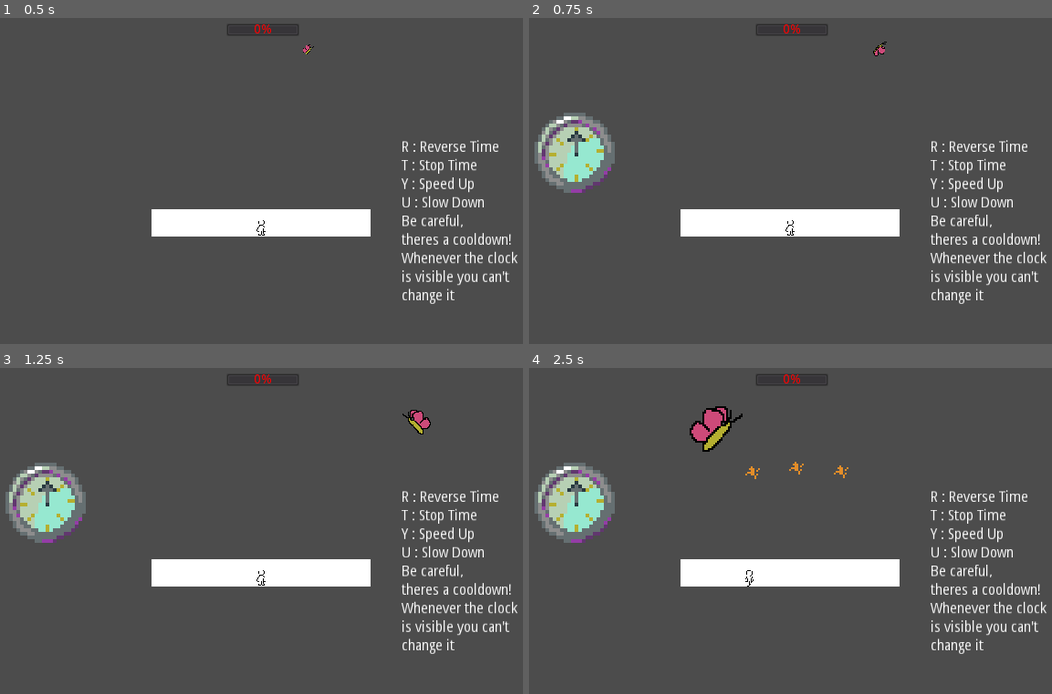
Above: before the commit, frames 1-4 (two rows, left to right).
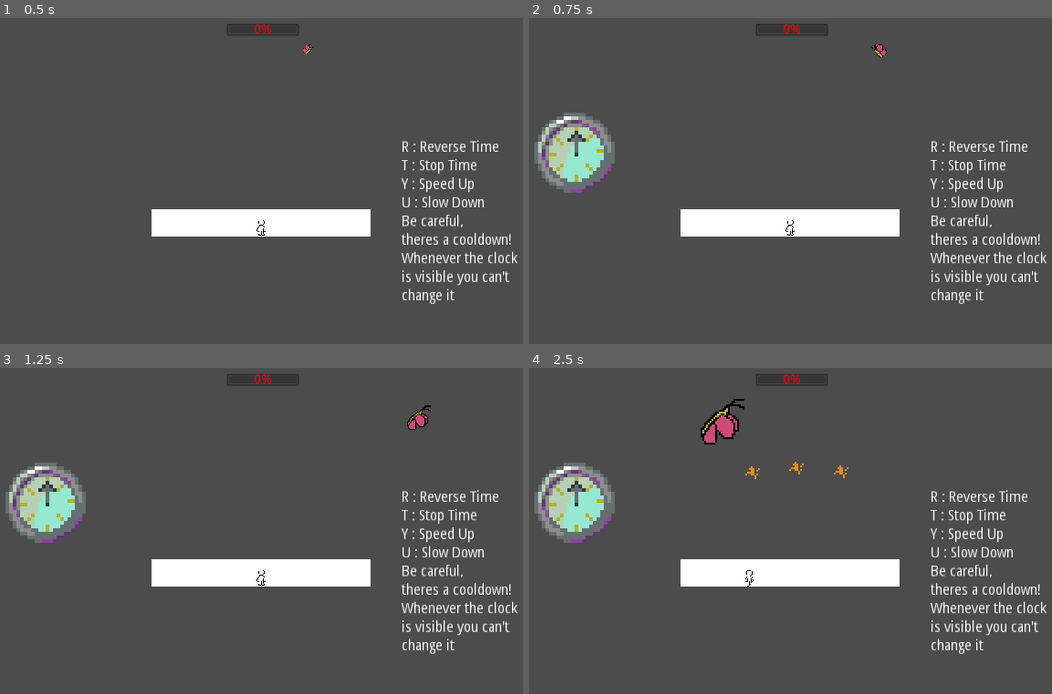
Above: after the commit, the same moments.

Repository: andersAsch0/Island-Game
Game: Godot game, scene res://scenes/BattleMode.tscn
Same seed, same stepped clock (60 frames per second), same inputs: the game is played once before the commit and once after it. This scene is started directly instead of the project's main scene.
Inputs:
- Up to frame 1 (0.5 s): no input
- Up to frame 2 (0.75 s): tap Enter (ui_accept) at 0.5 s; hold Y (speedUpTime) from 0.53 s (still down); hold T (stopTime) from 0.53 s (still down)
- Up to frame 3 (1.25 s): keep holding Y (speedUpTime); keep holding T (stopTime); tap Enter (ui_accept) at 0.77 s
- Up to frame 4 (2.5 s): release T (stopTime) at 1.28 s; tap Space (dash) at 1.35 s; tap Enter (ui_accept) at 1.52 s; tap T (stopTime) at 1.55, 2.3 s; release Y (speedUpTime) at 2.03 s; hold Left (ui_left) from 2.03 s (still down); hold F (enter_fight) from 2.03 s (still down)

Frame 1 is identical in both runs. In frame 2, less than 0.1% of the frame differs, in the area x 65-69%, y 7-13%; in frame 3, 0.2%; in frame 4, 0.8%, in the area x 30-42%, y 9-26%.

Commit message:
mostly done with time system overhaul

Diff:
--- a/Global.gd
+++ b/Global.gd
@@ -5,11 +5,21 @@
 extends Node
 
 var door_name = null
+signal timeMultiplierChanged
+signal timeFlowChanged
 
 var overWorldLocation = Vector2(62, 43) #stored location for use when loading back into overworld from fight
 var enemyName = "" #name of enemy most recently fought
 var overWorldShouldDespawnEnemy = false #when loading into the overworld, this is used to know if it should despawn an enemy
 
-var currCombatTimeMultiplier = 1 #should NEVER be zero OK???
+var currCombatTimeMultiplier : float = 1 #should NEVER be zero OK???
 var timeIsNotStopped : bool = true
 #var timeIsNotStopped : int = 1 #1 when time is flowing, 0 when it is stopped (this is stupid but its gdscripts fault)
+
+func set_timeMultiplier(n : float):
+	currCombatTimeMultiplier *= n
+	emit_signal("timeMultiplierChanged") #only used for sprites and stuff, NOT MOVEMENT
+
+func set_timeFlow(timeIsNotStoppedBool: bool):
+	timeIsNotStopped = timeIsNotStoppedBool
+	emit_signal("timeFlowChanged")
--- a/scripts/battleMode/BattleMode.gd
+++ b/scripts/battleMode/BattleMode.gd
@@ -46,49 +46,42 @@
 
 
 func _input(event):
+	print(Global.timeIsNotStopped as int)
 	if($AbilityCoolDownTimer.time_left > 0):
 		return
 	if(event.is_action_pressed("reverseTime")):
 		reverseTime()
 	elif(event.is_action_pressed("stopTime")):
-		if not Global.timeIsNotStopped:
+		if Global.timeIsNotStopped:
 			stopTime()
 		else:
 			resumeTime()
 	elif(event.is_action_pressed("speedUpTime")):
 		changeTimeScale(2)
 	elif(event.is_action_pressed("slowDownTime")):
-		changeTimeScale(1/2)
+		changeTimeScale(1.0 * 1/2)
 
 func reverseTime():
-	Global.currCombatTimeMultiplier *= -1
-#	get_tree().call_group("bulletTypes", "reverseTime") # reverse direction of ALREADY EXISTING bullets
-#	get_tree().call_group("enemies", "reverseTime") # reverse direction of all future bullets spawned
+	Global.set_timeMultiplier(-1)
 	$AbilityCoolDownTimer.start()
 	currTimeJuice -= timeJuiceCost
 
 	$Clock.visible = true
 	$Clock.play("forward", currTimeMultiplier<0)
 func stopTime():
-#	get_tree().call_group("bulletTypes", "stopTime")
-#	get_tree().call_group("enemies", "stopTime")
 	$AbilityCoolDownTimer.start()
-	Global.timeIsNotStopped = false
+	Global.set_timeFlow(false)
 	currTimeJuice -= timeJuiceCost
 	$Clock.visible = true
 	$Clock.stop()
 func resumeTime():
-#	get_tree().call_group("bulletTypes", "resumeTime")
-#	get_tree().call_group("enemies", "resumeTime")
 	$AbilityCoolDownTimer.start()
-	Global.timeIsNotStopped = true
+	Global.set_timeFlow(true)
 	currTimeJuice -= timeJuiceCost
 	$Clock.visible = true
 	$Clock.play()
 func changeTimeScale(timeMultiplier : float):
-	Global.currCombatTimeMultiplier *= timeMultiplier
-#	get_tree().call_group("bulletTypes", "speedUpTime", newTimeSpeed)
-#	get_tree().call_group("enemies", "speedUpTime", newTimeSpeed)
+	Global.set_timeMultiplier(timeMultiplier)
 	$AbilityCoolDownTimer.start()
 	currTimeJuice -= timeJuiceCost
 	$Clock.visible = true
--- a/scripts/battleMode/BattleModeEnemy.gd
+++ b/scripts/battleMode/BattleModeEnemy.gd
@@ -19,6 +19,7 @@
 var bulletTimeMultiplier : float = 1 #always multiplied onto bullets speed when they are spawned, when time is reversed, this is changed to -1
 var bulletTimeMultiplierNotZero : float = 1 # storage variable for bullet speed when resuming time
 var bulletSpawnTimeCounter : float = 0 #using this instead of a timer node because I need it to be effected by the time shenanigans
+var animationSpeedStorage = []
 
 signal attackPhaseStarting
 signal attackPhaseEnding
@@ -31,10 +32,15 @@
 	attackPatternData = getAttackPatternData() #get the json file and get it as a string
 	loopStart = attackPatternData[0]['loopStart'] #iterated through json file
 	loopEnd = attackPatternData[0]['loopEnd']
+	bulletSpawnTimeCounter = attackPatternData[loopStart]['waitTime']
 	if get_parent():
 		connect("attackPhaseStarting", get_parent(), "on_attack_phase_starting")
 		connect("attackPhaseEnding", get_parent(), "on_attack_phase_ending")
 		connect("enemyDead", get_parent(), "on_enemyDead")
+		Global.connect("timeMultiplierChanged", self, "changeAnimationSpeed")
+		Global.connect("timeFlowChanged", self, "stopOrStartAnimation")
+
+
 func approach(): #stop attacking and slowly approach player
 	$enemyMovement/PathFollow2D/AnimatedSprite.play("moving")
 	$enemyMovement/PathFollow2D/AnimatedSprite.scale.x = origScale
@@ -43,6 +49,7 @@
 	isAttackPhase = false
 	emit_signal("attackPhaseEnding")
 func _physics_process(delta):
+#	$enemyMovement/PathFollow2D/AnimatedSprite.speed_scale = $enemyMovement/PathFollow2D/AnimatedSprite
 	if not isAttackPhase: #increase scale (grow bigger each frame)
 		$enemyMovement/PathFollow2D/AnimatedSprite.scale.x += ((finalScale - origScale)/approachTime) * delta * Global.currCombatTimeMultiplier * (Global.timeIsNotStopped as int)
 		$enemyMovement/PathFollow2D/AnimatedSprite.scale.y += ((finalScale - origScale)/approachTime) * delta * Global.currCombatTimeMultiplier * (Global.timeIsNotStopped as int)
@@ -63,6 +70,7 @@
 	isAttackPhase = true #stop growing
 	emit_signal("attackPhaseStarting")
 	$enemyMovement/PathFollow2D/AnimatedSprite.play("idle")
+	currBullets = 0
 	currAttack = loopStart
 	attack()
 
@@ -83,26 +91,13 @@
 	else:
 		approach()
 
-#TIME FUNCTIONS
-
-func reverseTime():
-	bulletTimeMultiplier *= -1
-	$bulletSpawnTimer.paused = not $bulletSpawnTimer.paused
-func speedUpTime(multiplier : float = 2):
-	bulletTimeMultiplier = sign(bulletTimeMultiplier) * multiplier
-func stopTime():
-	bulletTimeMultiplierNotZero = bulletTimeMultiplier
-	bulletTimeMultiplier = 0
-	$bulletSpawnTimer.paused = true
-	$ApproachTimer.paused = true
-	$enemyMovement/PathFollow2D/AnimatedSprite.playing = false
-	$enemyMovement.set_process(false)
-func resumeTime():
-	bulletTimeMultiplier = bulletTimeMultiplierNotZero
-	$bulletSpawnTimer.paused = false
-	$ApproachTimer.paused = false
-	$enemyMovement/PathFollow2D/AnimatedSprite.playing = true
-	$enemyMovement.set_process(true)
+func changeAnimationSpeed(): #called whenever the global time variable is changed, ugly but i cant find a better way
+	$enemyMovement/PathFollow2D/AnimatedSprite.speed_scale *= Global.currCombatTimeMultiplier
+func startOrStopAnimation():
+	if Global.timeIsNotStopped:
+		$enemyMovement/PathFollow2D/AnimatedSprite.play()
+	else:
+		$enemyMovement/PathFollow2D/AnimatedSprite.stop()
 
 #TAKE DAMAGE
 
